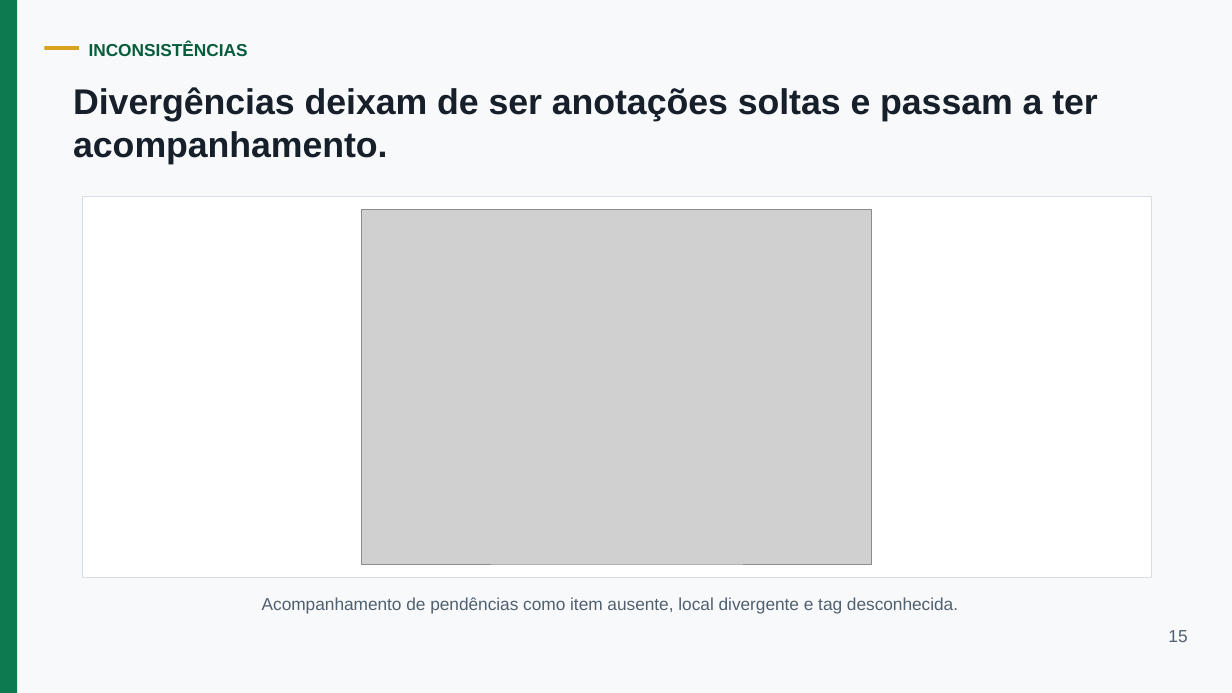
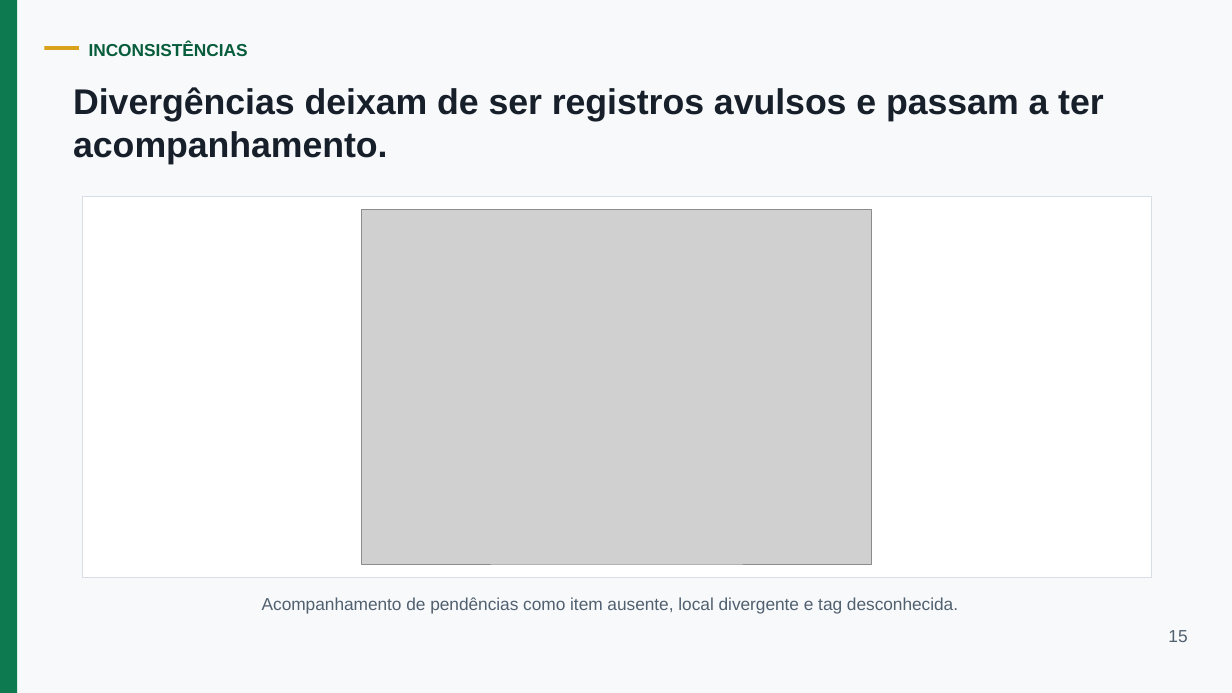
Before and after one commit to EzekLobo/InventoryRFID, a slide deck: slide 15 of docs/tcc/apresentacao-inventoryrfid-15min.pptx. Drawn at 1232x693 pixels with LibreOffice and Linux fonts; fonts in the diff are those of the drawing; grey boxes stand for pictures. Boxes give left, top, right and bottom in pixels: in the first picture for what was removed or moved away, otherwise in the second. Text is boxed around its words. In the diff, an @@ line names an element or a change of style, - is before the commit and + after.

Commit message:
docs(slides): revise defense presentation grammar

```diff
--- a/docs/tcc/apresentacao-inventoryrfid-15min.pptx
+++ b/docs/tcc/apresentacao-inventoryrfid-15min.pptx
@@ text at <box>73,87,1104,164</box>: text changed @@
-Divergências deixam de ser anotações soltas e passam a ter acompanhamento.
+Divergências deixam de ser registros avulsos e passam a ter acompanhamento.
```
Also in this commit, not shown: 7 other slides changed, 28 other files.
